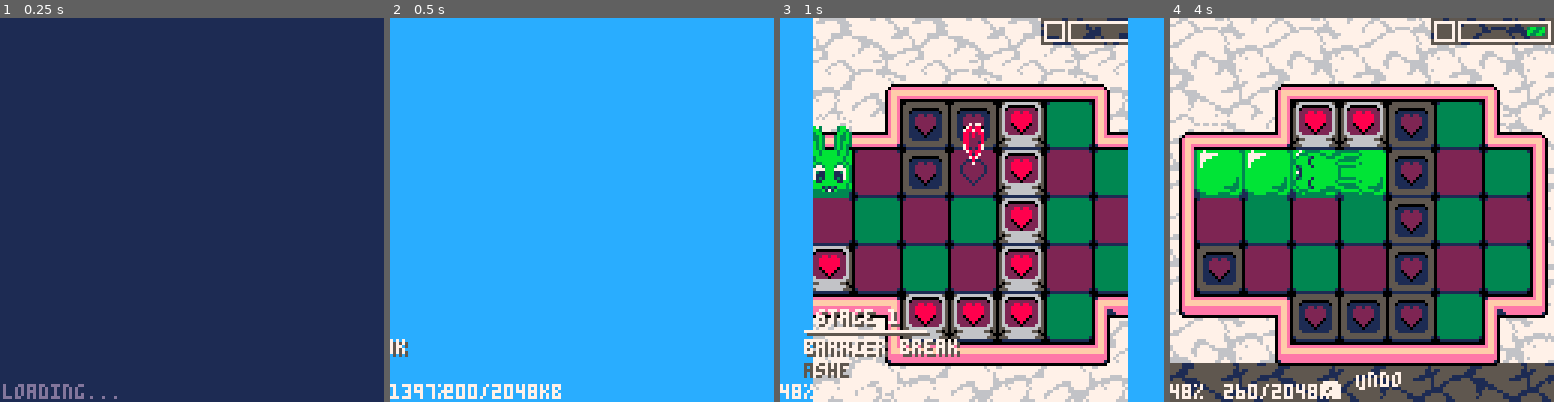
Above: before the commit, frames 1-4 (left to right).
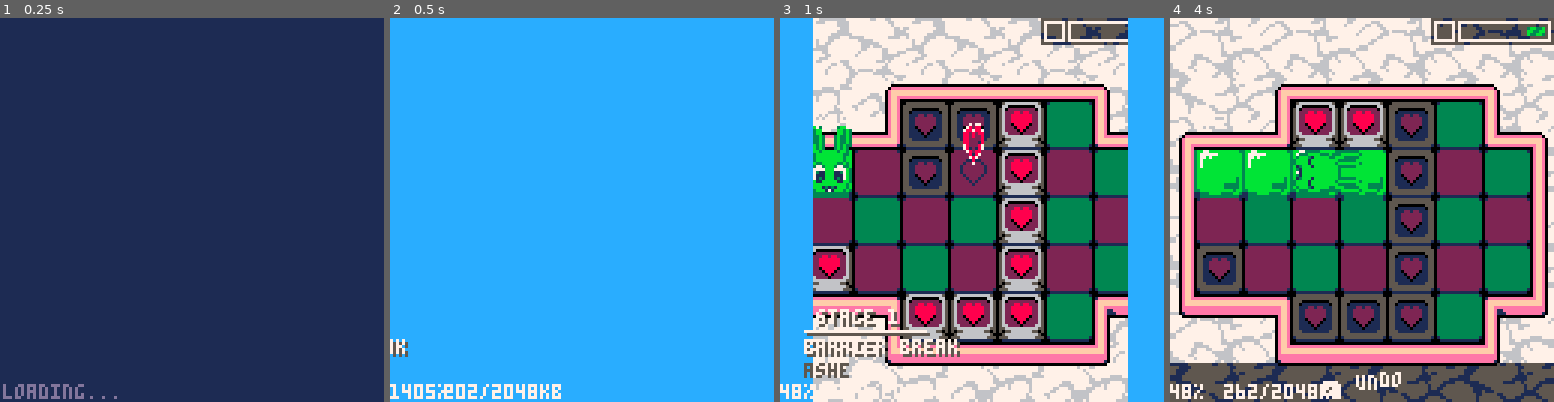
Above: after the commit, the same moments.

Repository: CyanSorcery/blobun_mini
Game: PICO-8 cartridge blobun_mini.p8
Same seed, same stepped clock (60 frames per second), same inputs: the game is played once before the commit and once after it.
Inputs:
- Up to frame 1 (0.25 s): no input
- Up to frame 2 (0.5 s): tap X (X key) at 0.33 s
- Up to frame 3 (1 s): tap O (Z key) at 0.7 s
- Up to frame 4 (4 s): tap X (X key) at 1.07, 1.85, 2.97 s; hold Right 1.6-2.1 s; tap O (Z key) every 0.4 s from 1.7 to 3.7 s; hold Up 2.15-2.42 s; hold Right 2.47-3.03 s; hold Left 3.08-3.58 s; hold Down 3.63-3.97 s

Frame 1 is identical in both runs. In frame 2, 0.1% of the frame differs, in the area x 3-23%, y 95-100%; in frame 3, 1.9%; in frame 4, 9.5%, in the area x 0-100%, y 0-100%.

Commit message:
add more sound effects

Diff:
--- a/blobun_mini.p8
+++ b/blobun_mini.p8
@@ -40,8 +40,9 @@
  g_intro_anim, -- used for stage transitions
  g_outro_anim, -- used for stage transitions
  g_menu, -- all menus that are currently active
- g_prev_was_gameplay -- previous screen was the main game mode
- =0,0,0,0,0,true,time(),0,1,{},false
+ g_prev_was_gameplay, -- previous screen was the main game mode
+ g_play_sfx -- when this is set, this sound effect is played on this frame
+ =0,0,0,0,0,true,time(),0,1,{},false,nil
 
  --[[
   g_func_update update function for the current game mode
@@ -53,6 +54,8 @@
  g_pal_stage_trans -- used for stage transitions
  = str2tbl("0001115525511125",16),
  str2tbl("3c26915154", 5)
+
+ #include res/r_sfx.lua
 
  -- convert all the stage data
  convert_stages()
@@ -123,7 +126,7 @@
  for i,_pane in pairs(g_menu) do _pane:m_step(i) end
 
  -- play a sound effect this frame?
- if (g_play_sfx != nil) sfx(g_play_sfx >> 10 & 0x3f, 3, g_play_sfx >> 5 & 0x1f, g_play_sfx & 0x1f) g_play_sfx = nil
+ if (g_play_sfx != nil) sfx(-1, 3) sfx(g_play_sfx >> 10 & 0x3f, 3, g_play_sfx >> 5 & 0x1f, g_play_sfx & 0x1f) g_play_sfx = nil
 
 
  g_time = time()
@@ -647,8 +650,8 @@
 
 
 __gff__
-7840602ef6c00f976ffe619c84cc37e6e20ff7b7c7f7d4d4f14fee7e3bbf5cc99a8c534efe2fc4f99fe7ff16d797cbffff6f84ffffdf08ffffbf11feff7f23fcffff46f8ffff8df0ffff1be1ffff37c2ffff6f84ffffdf08ffffbf11063184ff7fe3cfefffff07edeef0000406080a8e8d21757d5d5b597b898b91212426282a
-924d557781716979953365e7e8ea40424446484a4c4e5052545658466f6b85376d0360626466686a6c6e70727476783081828486888a8c8e90929496984461e1e2e4a0a2a4a6a8aaacaeb0b2b4b6b82a111222c2c4c6c8ccced0d2d4d6d838313262dddade5a9a7afeba227301191a0c0e0205092d7f393a42832d2e0a111315
+11fe215ce00181b9d8033f5ccef9877112fba5d8642efe90f7f1f85aa8fe93bb3dbf5ce91ae39493ff8b2fceff3cffb7e4fa72faffff8df0ffff1be1ffff37c2ffff6f84ffffdf08ffffbf11feff7f23fcffff46f8ffff8df0ffff1be1ffff37c2003184ff7fe3cfefffff07edeef0000406080a8e8d21757d5d5b597b898b91
+212426282a924d557781716979953365e7e8ea40424446484a4c4e5052545658466f6b85376d0360626466686a6c6e70727476783081828486888a8c8e90929496984461e1e2e4a0a2a4a6a8aaacaeb0b2b4b6b82a111222c2c4c6c8ccced0d2d4d6d838313262dddade5a9a7afeba227301191a0c0e0205092d7f393a42832d
 __map__
 8c3ca5ea832704de0470245ee3706b0e39f62e93241b8e4773337e90438c1f38c003a938f8e65da57c92f45a991c61f1388e1cc71fb64e92d8747925bcae030ecb66afc3f54918ff48166047486411212ec8a148153bfc906df1248e85f28f993cce1efb834242d492a4de4c9ec44d1c6c15045e79c8b8e29fa5ddf1e2074c13
 d137a96ac8c4c0f8650c2669be53e493e3884df2c351f4971ca206c3e08703c775c52f04203e277545778a3c632e7c57e71142450c801b8ff8a078a9ef75704daf2b4c78f3f941dcffcce223b9fcf2fea1f138c7a5e9c1977f360b3d370fff1b6e3bed70d13e5fc488fb8f7ce6ea1fdb0e2c7664f2c3c43ff38f47a7d3caf224
@@ -673,7 +676,7 @@
 c2a63b22d7f1a54bdee42093ef893f2e2c8945fe27e0f8a16ddbfaa5b5e45a2ee249fcf1b0598ee1b8dcc7b13fc42dbae5842d6d82dff2b5dbd67b3bb6b5ffcad80fc77a5d5bdfc515ff401c09715eaecbfd241287b167fe49fc91f8e7f2cf75789bfd0f64b23fac6dea58be17ee5fce2fca0fb8ee1f7ef0dd7fb8ba79373bb1
 1badfe5021fa09ff07f2a26bfe596dcbb6c31f4b5cc9d7a7f95b0eafe3f0cb15c7f1fc7172fcf3c72ffb47771d9fe6dab66f7f78eef3fd05e7f9a679ebe9711ccde5b8ae1c598e2ed976ac9cd9c8a1e27fc4448f1dafcf9d3f2efef1a97d3b67edb11ec773f6979ecf796e93624ead4b7e38bf5defcea9a7bbaa6fff78be779b
 fe4f980c95c495a6213fb83cdfbea9a353fda7d7737ddba41ce271ccf0b93cdfbed91cdd337d773dd7b74dff278cf99c72921f72321ef73f3fdcdbbae797b6477ff9637ff4f8e187bbdb76fe13dffd4f8eaae0beaeefdb8e698e69f65ffa7d5fb76ddbb6adffdaa5ceef8f5f12619ee911fbc9f1ff37c3ffff6f84ffffdf08ff
-ffbf11feff7f23fcffff46f8ffff8df0ffff1be1ffff37c2ffff6f84ffffdf08ffffbf11feff7f230cb264fffffff07fea4f80213476e5a9fbdc1ec9d475e471691e8fc75c5f4e553d53f254df95b47aafa4d51ff60769f597bd8dea2f99981e471b75fcd3de078787b9e499993c3393676672cc6cc6d8ec80b183259209cb84
+ffbf11feff7f23fcffff46f8ffff8df0ffff1be1ffff37c2ffff6f84ffffdf08ffffbf11feff7f230cb764fffffff07fea4f80213476e5a9fbdc1ec9d475e471691e8fc75c5f4e553d53f254df95b47aafa4d51ff60769f597bd8dea2f99981e471b75fcd3de078787b9e499993c3393676672cc6cc6d8ec80b183259209cb84
 6d866d22f38427c432c426ff83ef87dd47dd7f10d7feb125aed5f64f5c634b1cfbc3426012d2c4b66b1387da886bb325aed526aed5d6387658084c429ad8760cfa5c395ccf711cbffcf387fdf2cf1f3cbc848780f003e123fc0102e2cc3faf9838fe4817f0816280804c0821849324618139937fc412bbb6fce097fde39f23d7
 55494efb2507b71df73f5211b9e4f8c3fc6217871263211e8924446c904112918848e4087f846ffe00374b0473d844f083fc72ee9f6be91147fb2cdeaf7ffc43d7c493b96091cc2fcc7de4e13896587c38ae2c42de14ba258e4c881fc2e665c8413573337f88c3fbc347be4fae882347ae33d1f967bef9961f762447b8b8ae3c
 c7e1e36dc868921893cbf7c41120ee702f57e4b1e39383848a23c93b9b5cbec716474206fbe5e4f1f6d8975422b345a309b1257996219bb26122cf751c47e2edac8f3c8f2b7e39ba1f1cbdec00b14f40ec96897df020110e92082f31c245ecc672209621768b4d8c70103be007703ae215abf012f71ffc703dedf343395c8ead
@@ -681,134 +684,134 @@
 9d712c1aeaba582e722cf1cfe489be32a1323b9ee6793c713e3f58f23cd917ea8f503f4c124dfc3279e28a2efe09f5cf25cb41b244264ffcf3acc7e547f2e6c80f253bdeb7cda9cb0fddbc3f3cf244a28b3bf143b68bf941fc10167764c91b961c61401c935009830849be80acf79377c7ce2fc712c7f54b3571ce3f23161f01
 ff2cdf2f59e1c38010783018b01ce29c2b08bcc6953883c02b041e41f0937fced33ff7f24b8ee369f43e72ce331f7fb019273f606ef28ff3720cf007f865fe995f9878a3b0313bfd3227380e1cfbe197bcfd618b2d7f3ce781139cf61e8ffd002f27833dfeb0087f502b3c1cf608e1b00817ec0f00fbe78b7d9fc1015e581cb6
 843f0827b13bb13ff0fce087d3ebfde1f8e15abec7e7cceeeb8f67cf2ff68f97e37081cb969383313024d0712d3ec6416630420ec0ec978c1f18bf805f0885f45d38feb89f3ec7711c79a4496e3bbf9733f9e1945b546e397eb11c76e70618129309f24942c43a2295249309428ef923ec4e38617f2c89c8251ea984dcfbde9c
-c791e3e154c9c793a3dffe59c791ca1e3b20107664b396975249f040d891e3b0862163bf60456647da6cc3f06e9aa7c9989f9673f22cfef925c72f892ed7921f82ca92387429892e66de3c39bfe495e7173bee44973f88f36221ad96444bd279fc93f40fcd71c4735c77726ef71fec17d894cf7e48ec102ec2852449847f0817
-…(130 lines of a section not shown)…
+c791e3e154c9c793a3dffe59c791ca1e3b20107664b396975249f040d891e3b0862163bf60457eb0236db6e28fe0dd344f93313f2de7e459fcf34b8e5f125dbe253f04952571e852125dccdc79727ec92dcf2f76dc892e7f10ef58489ee579974a52b3681eff2cfd437210cf71ddc9b9dd7fb05f60533efb21b143b808179224
+…(130 lines of a section not shown)…
--- a/res/r_sfx.lua
+++ b/res/r_sfx.lua
@@ -13,9 +13,12 @@
  },
  t_switch = -349,
  t_coin = -2042,
- p_state = {-1396, -1850, -1656}
+ p_state = {-1396, -1850, -1656},
+ p_win = -3053,
+ p_move = -2428,
+ p_portal = -2327
 }
 
---[[function compress_sfx(_pattern, _offset, _len)
+function compress_sfx(_pattern, _offset, _len)
  print((_pattern << 10) | (_offset << 5) | _len, 7)
-end]]
+end
--- a/scripts/s_player.lua
+++ b/scripts/s_player.lua
@@ -57,6 +57,9 @@
 
     g_p_started = true
 
+    -- play sound effect for moving
+    g_play_sfx = self.inportal and g_sfx_lut.p_portal or g_sfx_lut.p_move
+
     -- record the playfield before making a move?
     if not self.inportal and not self.onconvey then
      -- update the end turn position for the next undo
@@ -82,6 +85,7 @@
  -- have we won?
  if g_stage_win == false and self.tilestouched >= g_tile_count then
   g_stage_win = true
+  g_play_sfx = g_sfx_lut.p_win
   -- if the player time is lower than the record, store it
   if (g_p_time < dget(g_p_sst.s_saveslot)) dset(g_p_sst.s_saveslot, g_p_time) g_p_new_time = true
  end
@@ -111,16 +115,17 @@
  if (_tile \ 16 == 12 and self.pstate == 2) _tile = 123
 
  -- heart
- if (_tile == 52) tile_swap(19, 20, 3, 4)
+ if (_tile == 52) tile_swap(19, 20, 3, 4) g_play_sfx = g_sfx_lut.t_switch
  -- diamond
- if (_tile == 53) tile_swap(21, 22, 35, 36)
+ if (_tile == 53) tile_swap(21, 22, 35, 36) g_play_sfx = g_sfx_lut.t_switch
  -- triangle
- if (_tile == 54) tile_swap(23, 24, 67, 68)
+ if (_tile == 54) tile_swap(23, 24, 67, 68) g_play_sfx = g_sfx_lut.t_switch
  -- coins
  if _tile == 55 then
   self.coins += 1
+  g_play_sfx = g_sfx_lut.t_coin
   if self.coins == 3 then
-   self.coins = 0
+   self.coins, g_play_sfx = 0, g_sfx_lut.t_switch
    tile_swap(25, 26, 99, 100)
   end
   g_p_updt_coin = true;
@@ -128,7 +133,7 @@
 
  -- states: 0 normal, 1 fire, 2 ice
  for i=0,2 do
-  if (_tile == 80 + i) self.pstate = i
+  if (_tile == 80 + i) self.pstate, g_play_sfx = i, g_sfx_lut.p_state[i + 1]
  end
 
  -- octogems
@@ -136,6 +141,7 @@
   if _tile == 56 + i and self.octogems == i then
    self.octogems += 1
    -- put code for putting particles at next octogem location
+   g_play_sfx = g_sfx_lut.octo[i + 1]
   end
  end
  -- was that the last octogem?
Not shown, changed: the music (__music__) section of blobun_mini.p8
Not shown, changed: the sound effects (__sfx__) section of blobun_mini.p8
Not shown, changed: the sound effects (__sfx__) section of res/sfx.p8
